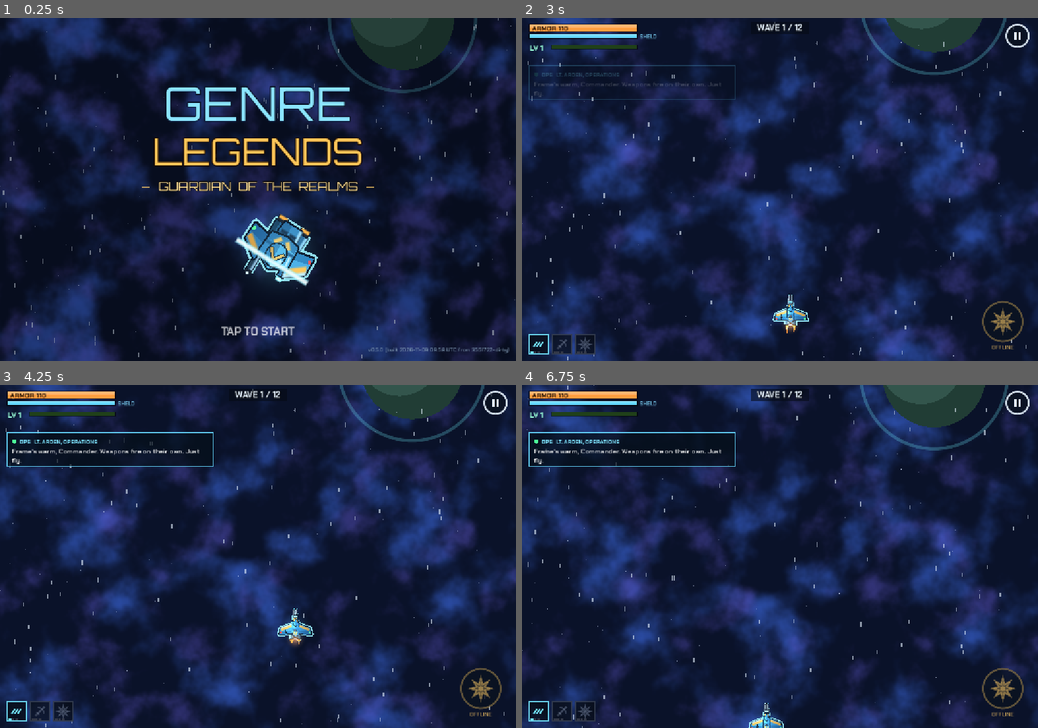
Above: before the commit, frames 1-4 (two rows, left to right).
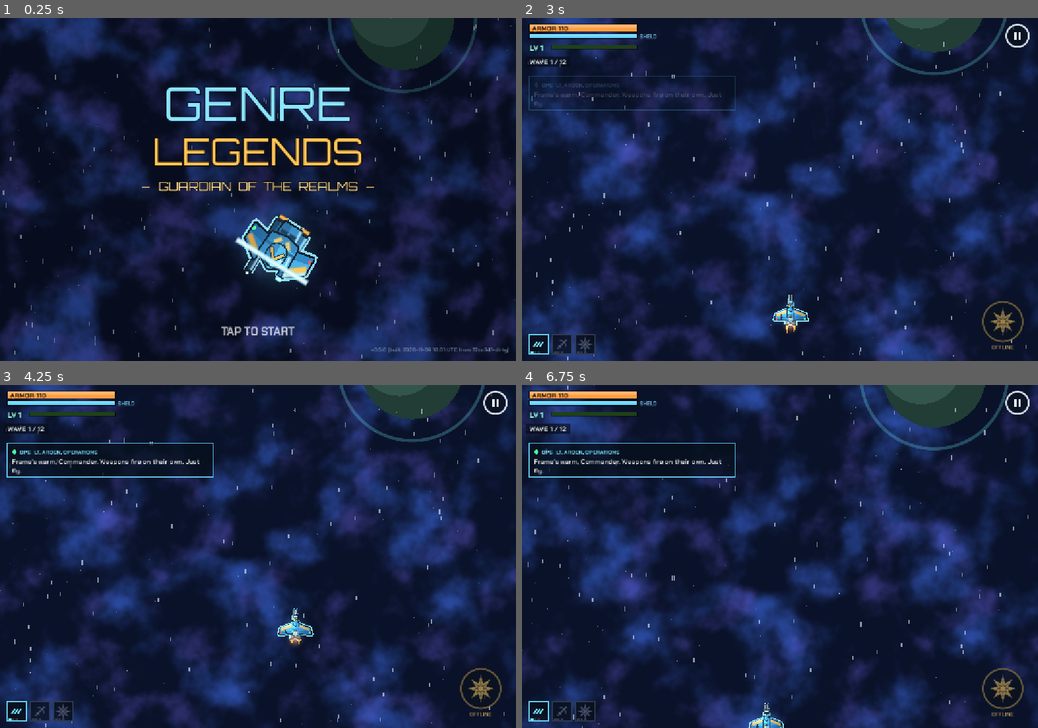
Above: after the commit, the same moments.

Repository: heromedel/Genre-Legends
Game: Godot game, scene res://scenes/main.tscn
Two runs of this game, one before a commit and one after it. Both use one fixed random seed, a clock stepped at 60 frames per second and the inputs below.
Inputs (mouse positions are in pixels of both pictures, inside the frame that each line leads up to):
- Up to frame 1 (0.25 s): no input
- Up to frame 2 (3 s): tap Enter at 0.5 s; drag from (780, 189) to (831, 114) at 0.52 s; drag from (676, 206) to (754, 258) at 1.27 s; click "LAUNCH" at 2 s; move the mouse to (780, 189) at 2.77 s; hold D (move_right) from 2.78 s (still down); tap Shift at 2.85 s; click (780, 189) at 2.92 s
- Up to frame 3 (4.25 s): release D (move_right) at 3.5 s; drag from (232, 625) to (103, 505) at 3.52 s
- Up to frame 4 (6.75 s): tap Space (special) at 4.25, 5.85 s; move the mouse to (934, 607) at 4.27 s; hold A (move_left) 4.28-5 s; tap Z at 4.35 s; drag from (625, 505) to (702, 470) at 5.02 s; move the mouse to (805, 556) at 5.77 s; hold S (move_down) 5.78-6.5 s; click (805, 556) at 5.92 s; drag from (702, 470) to (676, 573) at 6.52 s

The runs differ from the first frame. In frame 1, 0.1% of the frame differs, in the area x 71-99%, y 96-98%; in frame 2, 1.1%; in frame 3, 2.4%; in frame 4, 2.6%, in the area x 0-56%, y 1-28%.

Commit message:
0.5: dungeon rooms that don't lie: no fake zones, doorways in view
heromedel: random circles and a red rectangle read as zones, and the objective
covered the top doorway. Decorative rune circles are gone (the only circles on a
dungeon floor are real rune traps), the rug is a solid woven rug with fringe,
and the objective moves into the HUD column under the bars in every mission
type, with the radio box below it.

Co-Authored-By: Claude Opus 5.5 <noreply@anthropic.com>
Claude-Session: https://claude.ai/code/session_01TQ4qhv27AYaLAtPddeVQN1

Diff:
--- a/scripts/core/build_info.gd
+++ b/scripts/core/build_info.gd
@@ -2,8 +2,8 @@
 ## Written by tools/export_web.sh on every export. Do not edit by hand.
 
 const VERSION := "0.5.0"
-const BUILT := "2026-11-09 09:58 UTC"
-const COMMIT := "3551722-dirty"
+const BUILT := "2026-11-09 10:01 UTC"
+const COMMIT := "72cc341-dirty"
 
 
 static func label() -> String:
--- a/scripts/view/background_art.gd
+++ b/scripts/view/background_art.gd
@@ -329,19 +329,15 @@
 				ci.draw_line(p - dir * 22.0, p + dir * 22.0, Color(0.85, 0.4, 1.0, 0.75 + 0.25 * sin(time * 10.0 + i)), 4.0)
 
 
-## Each room gets its own clutter from its seed (rubble, bones, a rug, a rune circle), and rigged rooms
-## show their rune traps.
+## Each room gets its own clutter from its seed (rubble, bones, sometimes a rug), and rigged rooms show
+## their rune traps. Nothing decorative looks like a zone or a trap: the only circles on a dungeon floor are
+## real rune traps, and a rug is drawn as a rug (heromedel took a translucent rug and a rune circle for hazards).
 func _draw_room_dressing(ci: CanvasItem, room: Dictionary, rect: Rect2, time: float) -> void:
 	var rng := RandomNumberGenerator.new()
 	rng.seed = int(room["seed"])
 	var center := rect.get_center()
-	match rng.randi() % 4:
-		0:
-			ci.draw_rect(Rect2(center - Vector2(150, 90), Vector2(300, 180)), Color(0.35, 0.08, 0.1, 0.45))
-			ci.draw_rect(Rect2(center - Vector2(150, 90), Vector2(300, 180)), Color(0.75, 0.55, 0.25, 0.4), false, 4.0)
-		1:
-			Art.dashed_circle(ci, center, 120.0, Color(0.5, 0.4, 0.8, 0.25), 3.0, 16, time * 0.2)
-			ci.draw_arc(center, 90.0, 0, TAU, 24, Color(0.5, 0.4, 0.8, 0.18), 2.0, true)
+	if rng.randi() % 3 == 0:
+		_draw_rug(ci, Rect2(center - Vector2(130, 75), Vector2(260, 150)))
 	for i in 6:
 		var spot := Vector2(rng.randf_range(rect.position.x + 90, rect.end.x - 90), rng.randf_range(rect.position.y + 80, rect.end.y - 80))
 		if rng.randf() < 0.5:
@@ -355,6 +351,27 @@
 		ci.draw_circle(trap, 10.0, Color(0.85, 0.45, 1.0, 0.4 + 0.3 * sin(time * 4.0)))
 
 
+## A woven rug: solid, patterned, fringed at the ends, so it reads as cloth on the floor, not an area marker.
+func _draw_rug(ci: CanvasItem, rug: Rect2) -> void:
+	ci.draw_rect(Rect2(rug.position + Vector2(5, 6), rug.size), Color(0, 0, 0, 0.35))
+	ci.draw_rect(rug, Color(0.3, 0.12, 0.1))
+	ci.draw_rect(rug.grow(-10.0), Color(0.42, 0.2, 0.12))
+	ci.draw_rect(rug.grow(-18.0), Color(0.26, 0.1, 0.09))
+	# Woven diamonds down the middle.
+	var center := rug.get_center()
+	for i in 5:
+		var at := center + Vector2((i - 2) * 44.0, 0)
+		ci.draw_colored_polygon(PackedVector2Array([at + Vector2(0, -26), at + Vector2(18, 0), at + Vector2(0, 26), at + Vector2(-18, 0)]), Color(0.55, 0.36, 0.16))
+		ci.draw_colored_polygon(PackedVector2Array([at + Vector2(0, -12), at + Vector2(8, 0), at + Vector2(0, 12), at + Vector2(-8, 0)]), Color(0.3, 0.12, 0.1))
+	# Fringe on the short ends.
+	for side in [rug.position.x, rug.end.x]:
+		var out := -1.0 if side == rug.position.x else 1.0
+		var y := rug.position.y + 8.0
+		while y < rug.end.y - 4.0:
+			ci.draw_line(Vector2(side, y), Vector2(side + out * 10.0, y), Color(0.62, 0.5, 0.32), 2.0)
+			y += 9.0
+
+
 func _draw_torches(ci: CanvasItem, rect: Rect2, time: float) -> void:
 	for corner in [Vector2(70, 70), Vector2(rect.size.x - 70, 70), Vector2(70, rect.size.y - 70), Vector2(rect.size.x - 70, rect.size.y - 70)]:
 		var at: Vector2 = rect.position + corner
--- a/scripts/view/hud.gd
+++ b/scripts/view/hud.gd
@@ -131,7 +131,9 @@
 		var heat_max := 60.0 - 4.0 * run.level_of("overheat_core")
 		_bar(Vector2(x, meter_y), Vector2(150, 7), player.heat / heat_max, Color(1, 0.45, 0.25), "")
 		draw_string(font_body, Vector2(x + 158, meter_y + 8), "HEAT", HORIZONTAL_ALIGNMENT_LEFT, -1, 12, Color(1, 0.6, 0.4))
-	# Objective, top centre.
+		meter_y += 14.0
+	# Objective, in the HUD column under the bars: top centre is where a dungeon room's top door is
+	# (heromedel couldn't see the doorways under it), and the boss bar takes that spot in a fight anyway.
 	var objective := "COLLECT THE SALVAGE" if mission.world.prize_waiting else mission.stage.objective_text()
 	if mission.state in ["won", "lost"]:
 		objective = ""
@@ -139,10 +141,11 @@
 	if shown_boss == null or shown_boss.entering:
 		# A dark plate behind it, so over a boss's hull it still reads as HUD, not as part of the boss.
 		if objective != "":
-			var text_width := font_bold.get_string_size(objective.to_upper(), HORIZONTAL_ALIGNMENT_LEFT, -1, 20).x
-			draw_rect(Rect2(Vector2((screen.x - text_width) * 0.5 - 14, 10), Vector2(text_width + 28, 28)), Color(0.02, 0.04, 0.08, 0.6))
-		draw_string_outline(font_bold, Vector2(0, 30), objective.to_upper(), HORIZONTAL_ALIGNMENT_CENTER, screen.x, 20, 5, Color(0, 0, 0, 0.7))
-		draw_string(font_bold, Vector2(0, 30), objective.to_upper(), HORIZONTAL_ALIGNMENT_CENTER, screen.x, 20, Color(0.9, 0.95, 1.0))
+			var objective_at := Vector2(x, meter_y + 20.0)
+			var text_width := font_bold.get_string_size(objective.to_upper(), HORIZONTAL_ALIGNMENT_LEFT, -1, 16).x
+			draw_rect(Rect2(objective_at + Vector2(-8, -19), Vector2(text_width + 16, 26)), Color(0.02, 0.04, 0.08, 0.6))
+			draw_string_outline(font_bold, objective_at, objective.to_upper(), HORIZONTAL_ALIGNMENT_LEFT, -1, 16, 5, Color(0, 0, 0, 0.7))
+			draw_string(font_bold, objective_at, objective.to_upper(), HORIZONTAL_ALIGNMENT_LEFT, -1, 16, Color(0.9, 0.95, 1.0))
 	else:
 		_draw_boss_bar(screen)
 	_draw_tech_chips(screen)
@@ -290,7 +293,7 @@
 ## In a boss fight they take whichever band, upper or lower, is further from both the boss and you,
 ## so they never cut through either (0.4 cold review).
 func _banner_height(screen: Vector2) -> float:
-	var upper := maxf(screen.y * 0.3, 220.0)
+	var upper := maxf(screen.y * 0.3, 250.0)
 	var boss := mission.stage.active_boss()
 	if boss == null:
 		return upper
@@ -326,7 +329,7 @@
 		return
 	var fade := clampf(radio_time / 0.4, 0.0, 1.0) * clampf((RADIO_SECONDS - radio_time) / 0.3, 0.0, 1.0)
 	var width := minf(screen.x * 0.42, 480.0)
-	var box := Rect2(Vector2(16, 112), Vector2(width, 78))
+	var box := Rect2(Vector2(16, 136), Vector2(width, 78))
 	draw_rect(box, Color(0.02, 0.06, 0.1, 0.7 * fade))
 	draw_rect(box, Color(0.4, 0.85, 1.0, 0.9 * fade), false, 2.5)
 	# A blinking "on air" light and the officer's name.
Not shown, changed: docs/REVIEW_LOG.md
Not shown, changed: play/index.pck
